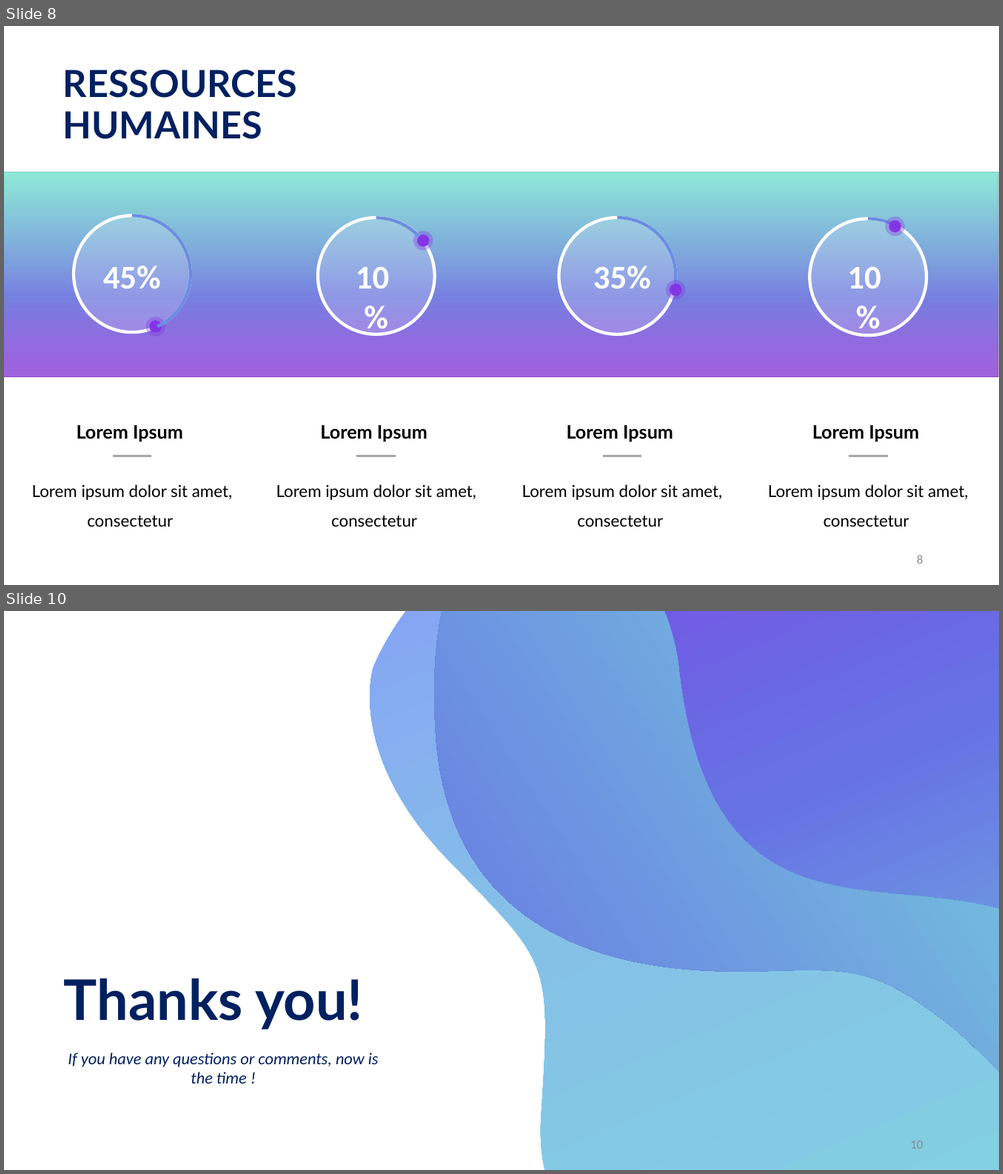
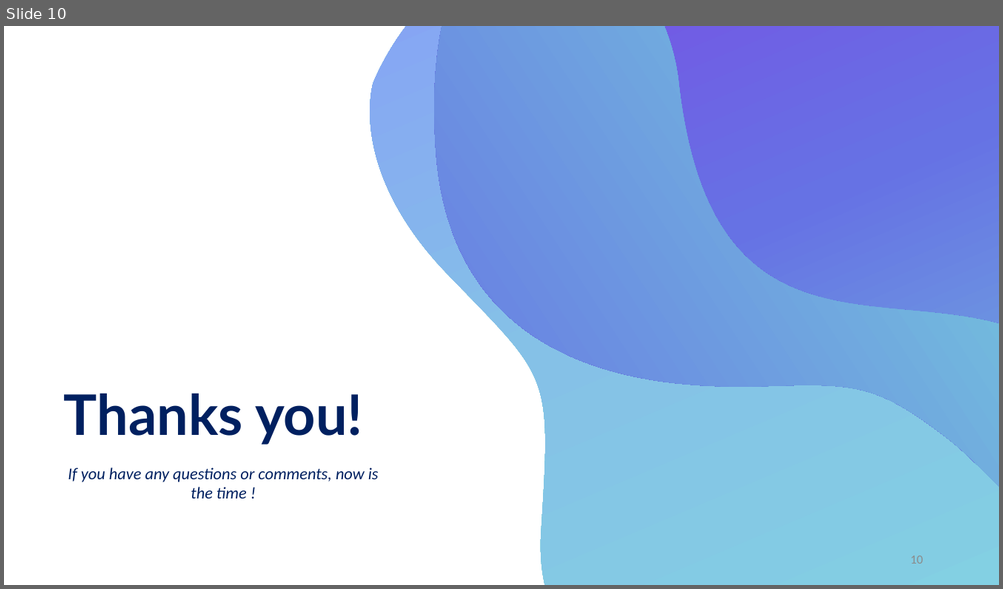
Before and after one commit to alebegge/techtalks, a slide deck: Zero_knowledge_proof.pptx. Shown one above the other, each under a label of ours: slides 8 and 10 before the commit, slide 10 after it; the slides between them are not shown. The pictures are 1003x1174 and 1003x589 pixels, drawn with LibreOffice and Linux fonts; fonts in the diff are those of the drawing; grey boxes stand for pictures. Boxes give left, top, right and bottom in pixels: in the first picture for what was removed or moved away, otherwise in the second. Text is boxed around its words. In the diff, an @@ line names an element or a change of style, - is before the commit and + after.

```diff
--- a/Zero_knowledge_proof.pptx
+++ b/Zero_knowledge_proof.pptx
@@ slide 8 removed at [4, 26, 999, 585], background #FFFFFF @@
@@ text removed at [63, 70, 298, 139] @@
-RESSOURCES HUMAINES
@@ group removed at [4, 173, 999, 378]: 12 ellipses, 4 texts, 4 arc (boxed as its full ellipse)s, 1 picture, 1 rectangle @@
-45%
-10 %
-35%
-10 %
@@ text removed at [77, 425, 183, 443] @@
-Lorem Ipsum
@@ text removed at [320, 425, 427, 443] @@
-Lorem Ipsum
@@ text removed at [566, 425, 673, 443] @@
-Lorem Ipsum
@@ text removed at [812, 425, 919, 443] @@
-Lorem Ipsum
@@ line removed from (112, 457) to (152, 457) @@
@@ line removed from (357, 457) to (395, 457) @@
@@ line removed from (603, 457) to (642, 457) @@
@@ line removed from (848, 457) to (888, 457) @@
@@ text removed at [32, 485, 232, 527] @@
-Lorem ipsum dolor sit amet, consectetur
@@ text removed at [276, 485, 476, 527] @@
-Lorem ipsum dolor sit amet, consectetur
@@ text removed at [522, 485, 722, 527] @@
-Lorem ipsum dolor sit amet, consectetur
@@ text removed at [768, 485, 967, 527] @@
-Lorem ipsum dolor sit amet, consectetur
@@ page number removed at [916, 555, 922, 564] @@
-8
```
Also in this commit, not shown: 3 slides changed, 6 slides added, 7 other slides removed, 2 other files.
